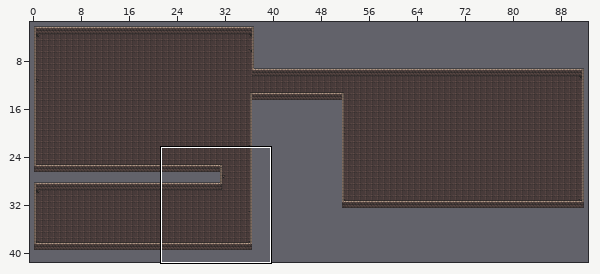
Tiled map -- reresources/dungeon_01.tmx. The picture above shows the old version from afar; the outline marks the close-up.
Close-up. First the earlier version:
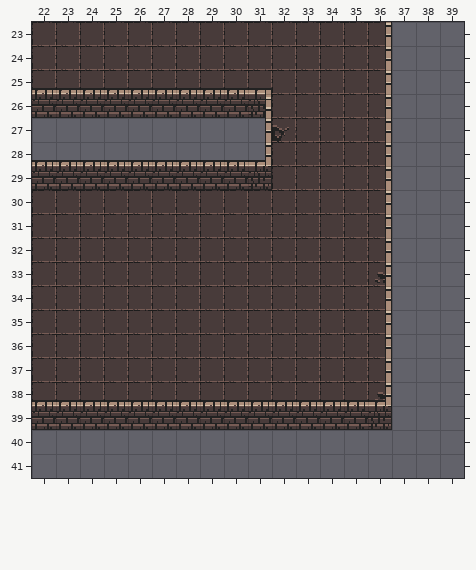
Cells are 16x16 px. Shown: x 22..39, y 23..41. The commit also changed other parts of the map, which this record leaves out.
Once edited:
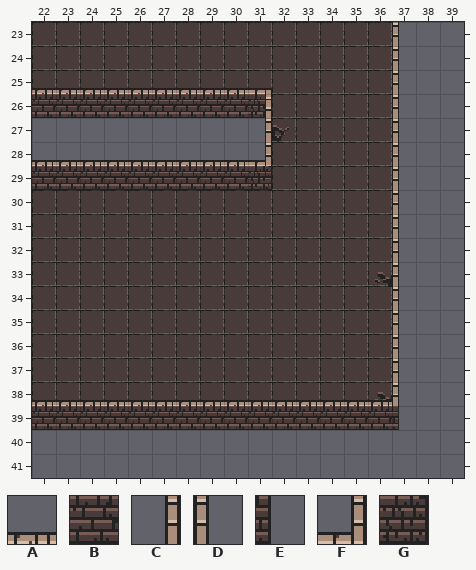
Key: from "dungeon": A 2, B 34, C 256, D 257, E 289, F 291, G 323.
_ is an empty cell.
The edit:
Layer "Walls":
y 23..37: x 36..37 C_ -> _D
y 38: x 36..37 F_ -> AD
y 39: x 36..37 G_ -> BE
